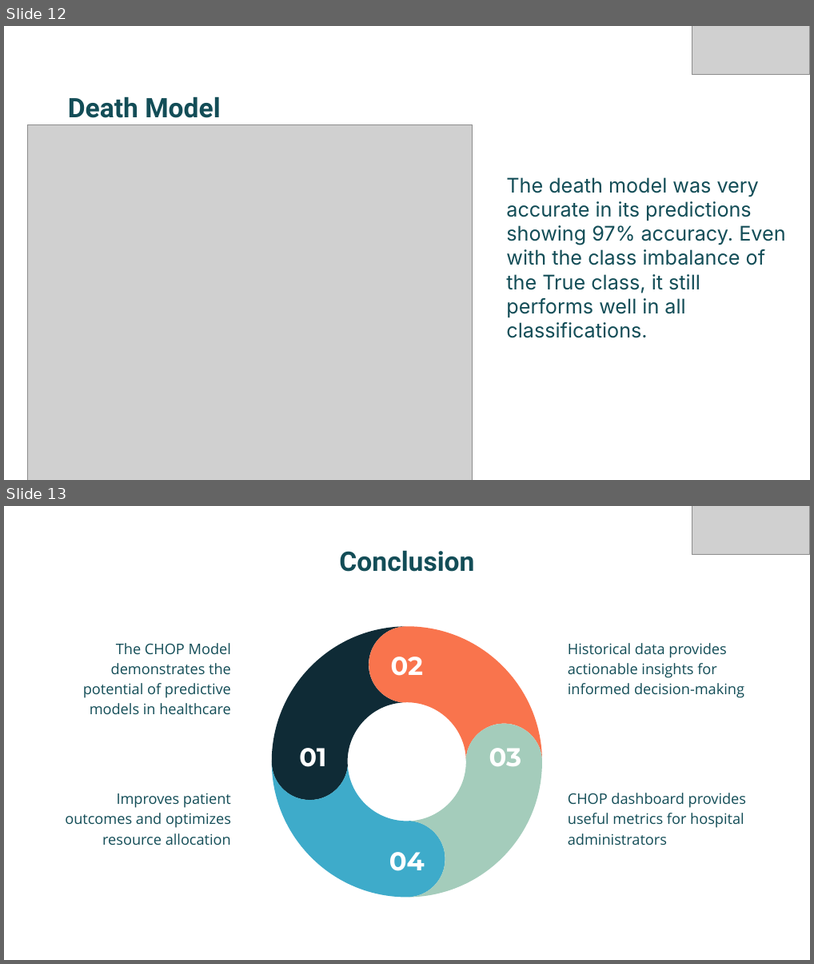
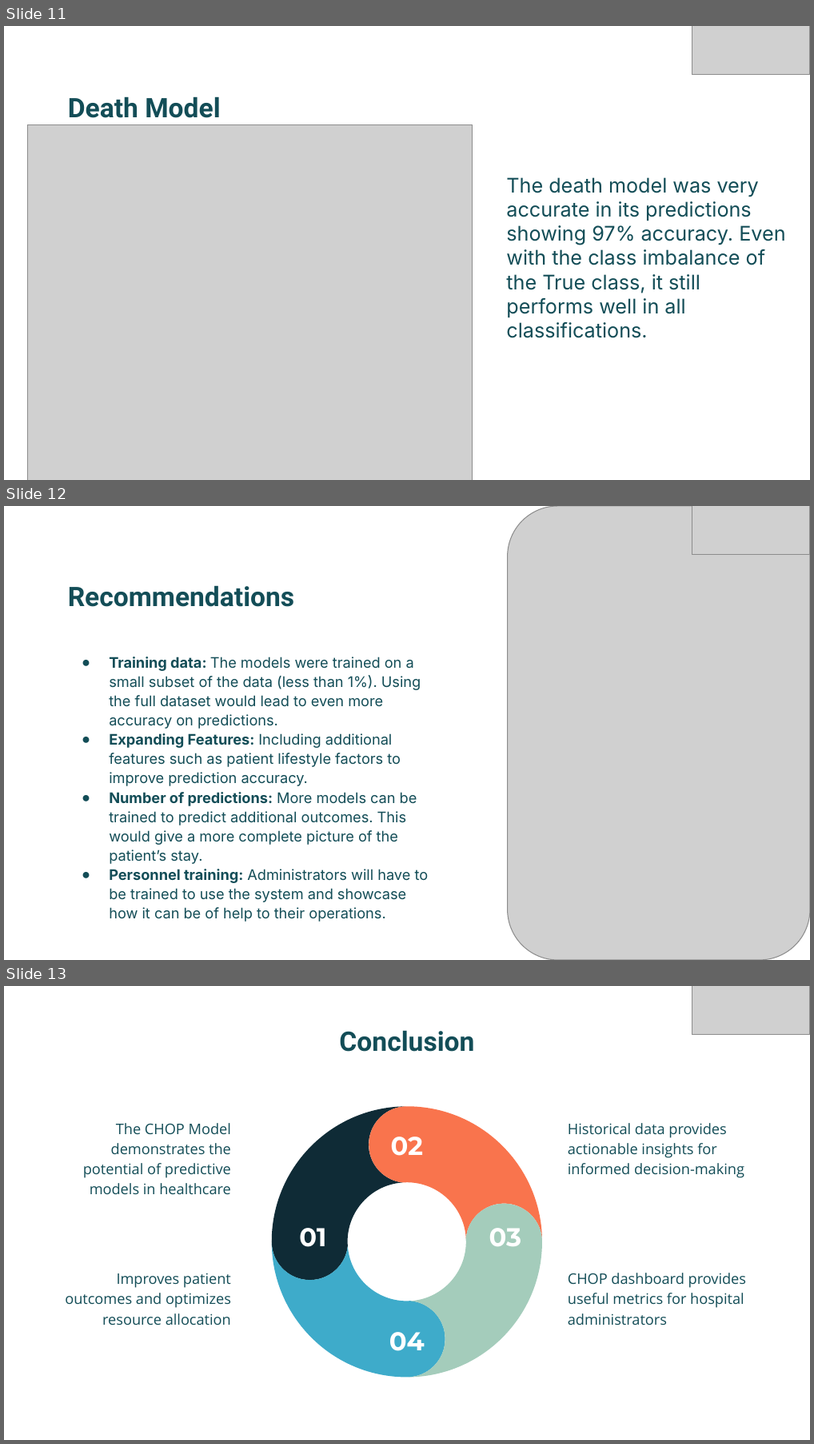
Before and after one commit to bizzfuzz/CHOP-comprehensive-hospital-outcome-prediction-system, a slide deck: CHOP.pptx. Shown one above the other, each under a label of ours: slides 12 and 13 before the commit, slides 11, 12 and 13 after it. The pictures are 814x964 and 814x1444 pixels, drawn with LibreOffice and Linux fonts; fonts in the diff are those of the drawing; grey boxes stand for pictures. Boxes give left, top, right and bottom in pixels: in the first picture for what was removed or moved away, otherwise in the second. Text is boxed around its words. In the diff, an @@ line names an element or a change of style, - is before the commit and + after.

Commit message:
added recommendations

```diff
--- a/CHOP.pptx
+++ b/CHOP.pptx
@@ slide 12 added at (x1=4, y1=506, x2=810, y2=960), background #FFFFFF @@
@@ picture added at (x1=508, y1=506, x2=810, y2=959) @@
@@ picture added at (x1=692, y1=506, x2=810, y2=554) @@
@@ title added at (x1=68, y1=585, x2=294, y2=607), 24 pt, text #134D57, bold @@
+Recommendations
@@ subtitle added at (x1=109, y1=656, x2=429, y2=921), 13 pt, text #134D57 @@
+● Training data: The models were trained on a small subset of the data (less than 1%). Using the full dataset would lead to even more accuracy on predictions.
+● Expanding Features: Including additional features such as patient lifestyle factors to improve prediction accuracy.
+● Number of predictions: More models can be trained to predict additional outcomes. This would give a more complete picture of the patient’s stay.
+● Personnel training: Administrators will have to be trained to use the system and showcase how it can be of help to their operations.
@@ what was slide 12 is now slide 11 @@
```
Also in this commit, not shown: 2 slides changed, 1 slide removed, 1 other file.
